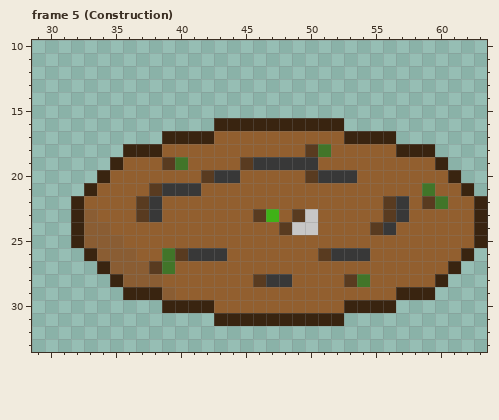
File history of a pixel-art file, Assets/Sprites/Towers/Mark/Mark Tower.aseprite. This is how it looked before the edit.
64x64 pixels, 15 frames. Shown: frame 5 (Construction): x 29..63, y 10..33. The commit also changed other frames, which this record leaves out.
The result:
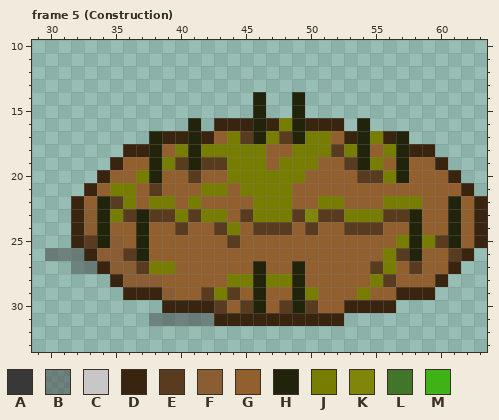
Palette (. is transparent): A #383838  B #3f3f3f78  C #c7c7c7  D #392410  E #593b20  F #8a5d33  G #925f2f  H #21230b  J #777d00  K #808609  L #417529  M #3fb217
The edit:
Frame 5 (Construction), layers "Shadow", "Tower":
The edit adds colour B in row 26 at x 30 to 32; in row 27 at x 32 to 33; in row 31 at x 38 to 42.
Colour A gives way to colour E in row 23 at x 38 and 57.
Colour C gives way to colour E in row 24 at x 50.
Colour F gives way to colour E in row 25 at x 33; in row 26 at x 36; in row 27 at x 37.
Colour G gives way to colour E in row 17 at x 45 and 48; in row 18 at x 52; in row 19 at x 42 to 43 and 53; in row 20 at x 41 and 54 to 55; in row 22 at x 35; in row 23 at x 36, 39, 41, 45 and 51 to 52.
Colour G gives way to colour E in row 24 at x 40, 43, 46 to 47 and 53 to 54; in row 25 at x 44 and 60; in row 26 at x 57 and 61; in row 27 at x 55 and 58; in row 28 at x 56; in row 29 at x 42 and 44.
Colour G gives way to colour E in row 30 at x 43, 45, 48 and 50.
Colour L gives way to colour E in row 19 at x 40.
Colour A gives way to colour G in row 19 at x 47; in row 20 at x 43 and 51 to 53; in row 21 at x 39 to 41; in row 24 at x 56; in row 26 at x 41 to 43 and 52 to 54.
Colour C gives way to colour G in row 24 at x 49.
Colour E gives way to colour G in row 20 at x 42 and 50; in row 22 at x 37 and 59; in row 26 at x 40 and 51; in row 28 at x 53.
Colour L gives way to colour G in row 21 at x 59; in row 22 at x 60; in row 26 at x 39; in row 28 at x 54.
The edit adds colour H in rows 14 to 15 at x 46 and 49; in row 16 at x 41 and 54; in row 17 at x 38 and 57.
Colour D gives way to colour H in row 16 at x 46 and 49; in row 17 at x 41 and 54; in row 18 at x 38 and 57.
Colour E gives way to colour H in row 23 at x 37; in row 28 at x 46.
Colour F gives way to colour H in rows 24 to 25 at x 34.
Colour G gives way to colour H in row 17 at x 46 and 49; in row 18 at x 41 and 54; in row 19 at x 38, 41, 54 and 57; in row 20 at x 38 and 57; in row 22 at x 34 and 61; in row 23 at x 34, 58 and 61.
Colour G gives way to colour H in rows 24 to 25 at x 37, 58 and 61; in row 26 at x 37 and 58; in row 27 at x 46 and 49; in row 28 at x 49; in rows 29 to 30 at x 46 and 49.
Colour A gives way to colour J in row 19 at x 46 and 48 to 50; in row 20 at x 44; in row 22 at x 38 and 57; in row 28 at x 47 to 48.
Colour D gives way to colour J in row 16 at x 48; in row 17 at x 55.
Colour E gives way to colour J in row 18 at x 50; in row 19 at x 39 and 45; in row 22 at x 56; in row 23 at x 46; in row 27 at x 38.
Colour G gives way to colour J in row 17 at x 44, 47 and 50 to 51; in row 18 at x 40, 42 to 46, 49, 53 and 56; in row 19 at x 44 and 55; in row 20 at x 37, 45 to 49 and 56; in row 21 at x 35 to 36, 42 to 43 and 45 to 48; in row 22 at x 36, 39, 41, 46 to 48, 51 to 52 and 58.
Colour G gives way to colour J in row 23 at x 35, 40, 42 to 43, 48 and 53 to 55; in row 24 at x 44; in row 25 at x 57 and 59; in rows 26 to 27 at x 56; in row 28 at x 44 to 45 and 55; in row 29 at x 43, 50 and 54.
Colour L gives way to colour J in row 18 at x 51; in row 27 at x 39.
Colour M gives way to colour J in row 23 at x 47.
Colour C gives way to colour K in row 23 at x 50.
Boxes around the changes in both pictures, in picture pixels (x1, y1, x2, y2):
changed: (45, 92, 461, 326)
